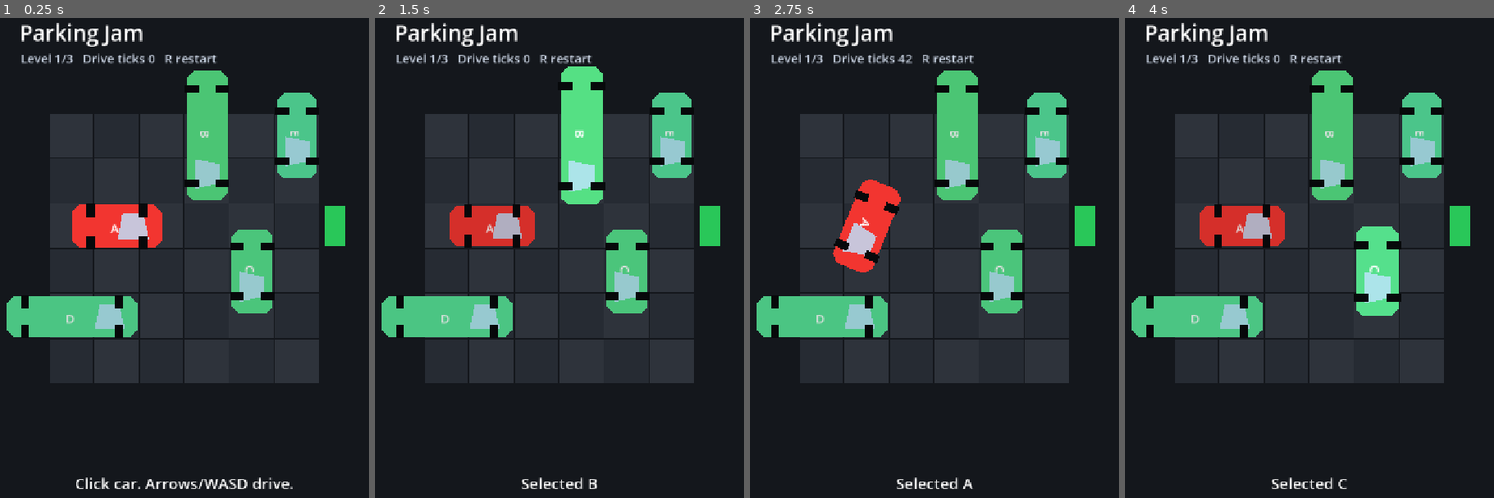
Above: before the commit, frames 1-4 (left to right).
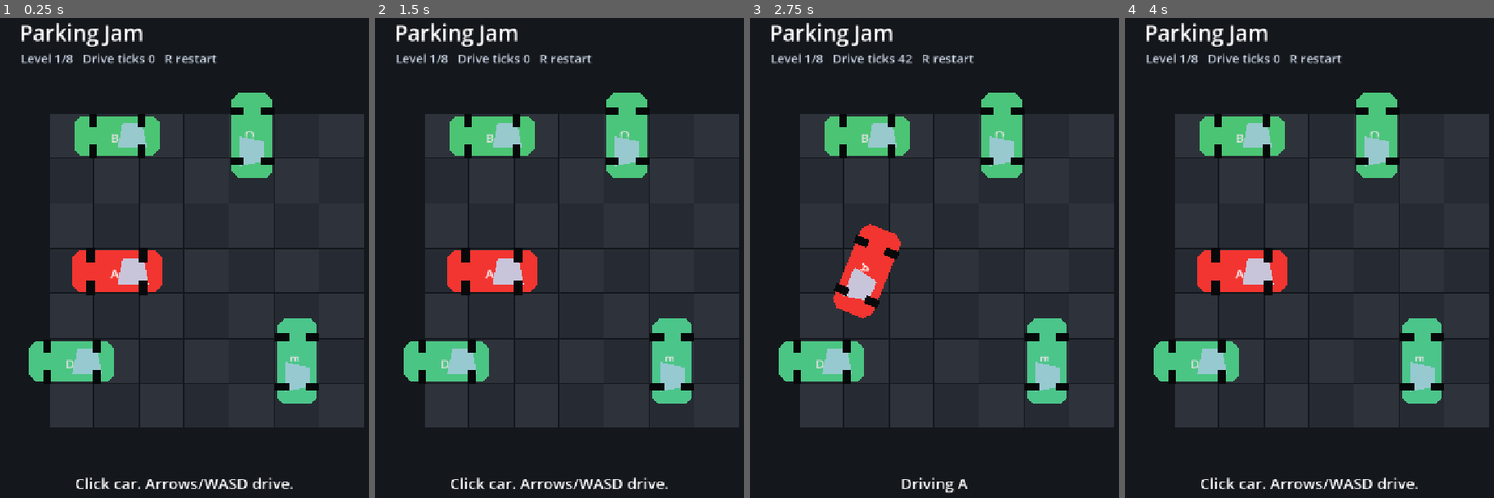
Above: after the commit, the same moments.

Repository: hpant5/Games
Game: Godot game, scene res://scenes/main.tscn
Same seed, same stepped clock (60 frames per second), same inputs: the game is played once before the commit and once after it.
Inputs (mouse positions are in pixels of both pictures, inside the frame that each line leads up to):
- Up to frame 1 (0.25 s): no input
- Up to frame 2 (1.5 s): tap Enter at 0.5 s; drag from (493, 224) to (581, 138) at 0.52 s; tap R (restart_level) at 1.25 s; drag from (581, 138) to (493, 224) at 1.27 s
- Up to frame 3 (2.75 s): tap R (restart_level) at 2 s; hold Right from 2.03 s (still down); tap 9 at 2.1 s; click (868, 224) at 2.17 s
- Up to frame 4 (4 s): release Right at 2.75 s; drag from (1331, 138) to (1375, 272) at 2.77 s; tap R (restart_level) at 3.5 s; drag from (1375, 272) to (1195, 315) at 3.52 s

The runs differ from the first frame. In frame 1, 28% of the frame differs, in the area x 1-99%, y 7-86%; in frame 2, 29%, in the area x 1-99%, y 7-99%; in frame 3, 27%; in frame 4, 29%.

Commit message:
Add tested driving level batch

Diff:
--- a/levels/level_1.json
+++ b/levels/level_1.json
@@ -1,13 +1,13 @@
 {
-  "name": "First Exit",
-  "width": 6,
-  "height": 6,
-  "exit": { "side": "right", "row": 2 },
+  "name": "Open Lane",
+  "width": 7,
+  "height": 7,
+  "exit": { "side": "right", "row": 3 },
   "cars": [
-    { "id": "A", "x": 1, "y": 2, "length": 2, "orientation": "h", "target": true },
-    { "id": "B", "x": 3, "y": 0, "length": 3, "orientation": "v" },
-    { "id": "C", "x": 4, "y": 3, "length": 2, "orientation": "v" },
-    { "id": "D", "x": 0, "y": 4, "length": 3, "orientation": "h" },
-    { "id": "E", "x": 5, "y": 0, "length": 2, "orientation": "v" }
+    { "id": "A", "x": 1, "y": 3, "length": 2, "orientation": "h", "target": true },
+    { "id": "B", "x": 1, "y": 0, "length": 2, "orientation": "h" },
+    { "id": "C", "x": 4, "y": 0, "length": 2, "orientation": "v" },
+    { "id": "D", "x": 0, "y": 5, "length": 2, "orientation": "h" },
+    { "id": "E", "x": 5, "y": 5, "length": 2, "orientation": "v" }
   ]
 }
--- a/levels/level_2.json
+++ b/levels/level_2.json
@@ -1,14 +1,13 @@
 {
-  "name": "Side Shuffle",
-  "width": 6,
-  "height": 6,
-  "exit": { "side": "right", "row": 3 },
+  "name": "Narrow Exit",
+  "width": 7,
+  "height": 7,
+  "exit": { "side": "right", "row": 2 },
   "cars": [
-    { "id": "A", "x": 0, "y": 3, "length": 2, "orientation": "h", "target": true },
-    { "id": "B", "x": 2, "y": 1, "length": 3, "orientation": "v" },
-    { "id": "C", "x": 3, "y": 3, "length": 2, "orientation": "v" },
-    { "id": "D", "x": 4, "y": 0, "length": 2, "orientation": "h" },
-    { "id": "E", "x": 0, "y": 5, "length": 3, "orientation": "h" },
-    { "id": "F", "x": 5, "y": 2, "length": 2, "orientation": "v" }
+    { "id": "A", "x": 0, "y": 2, "length": 2, "orientation": "h", "target": true },
+    { "id": "B", "x": 2, "y": 0, "length": 2, "orientation": "v" },
+    { "id": "C", "x": 4, "y": 0, "length": 2, "orientation": "h" },
+    { "id": "D", "x": 1, "y": 5, "length": 3, "orientation": "h" },
+    { "id": "E", "x": 5, "y": 4, "length": 2, "orientation": "v" }
   ]
 }
--- a/levels/level_3.json
+++ b/levels/level_3.json
@@ -1,15 +1,14 @@
 {
-  "name": "Tight Lot",
-  "width": 6,
-  "height": 6,
-  "exit": { "side": "right", "row": 2 },
+  "name": "Crowded Corners",
+  "width": 7,
+  "height": 7,
+  "exit": { "side": "right", "row": 4 },
   "cars": [
-    { "id": "A", "x": 0, "y": 2, "length": 2, "orientation": "h", "target": true },
-    { "id": "B", "x": 2, "y": 0, "length": 2, "orientation": "v" },
-    { "id": "C", "x": 3, "y": 1, "length": 3, "orientation": "v" },
-    { "id": "D", "x": 4, "y": 2, "length": 2, "orientation": "v" },
-    { "id": "E", "x": 1, "y": 4, "length": 3, "orientation": "h" },
-    { "id": "F", "x": 5, "y": 0, "length": 2, "orientation": "v" },
-    { "id": "G", "x": 0, "y": 5, "length": 2, "orientation": "h" }
+    { "id": "A", "x": 1, "y": 4, "length": 2, "orientation": "h", "target": true },
+    { "id": "B", "x": 0, "y": 0, "length": 2, "orientation": "v" },
+    { "id": "C", "x": 2, "y": 1, "length": 2, "orientation": "h" },
+    { "id": "D", "x": 5, "y": 0, "length": 2, "orientation": "v" },
+    { "id": "E", "x": 0, "y": 6, "length": 2, "orientation": "h" },
+    { "id": "F", "x": 4, "y": 5, "length": 2, "orientation": "h" }
   ]
 }
--- /dev/null
+++ b/levels/level_4.json
@@ -0,0 +1,14 @@
+{
+  "name": "Middle Row",
+  "width": 7,
+  "height": 7,
+  "exit": { "side": "right", "row": 3 },
+  "cars": [
+    { "id": "A", "x": 0, "y": 3, "length": 2, "orientation": "h", "target": true },
+    { "id": "B", "x": 1, "y": 0, "length": 2, "orientation": "h" },
+    { "id": "C", "x": 3, "y": 1, "length": 2, "orientation": "v" },
+    { "id": "D", "x": 5, "y": 0, "length": 2, "orientation": "v" },
+    { "id": "E", "x": 0, "y": 5, "length": 2, "orientation": "v" },
+    { "id": "F", "x": 3, "y": 6, "length": 3, "orientation": "h" }
+  ]
+}
--- /dev/null
+++ b/levels/level_5.json
@@ -0,0 +1,14 @@
+{
+  "name": "Soft Slalom",
+  "width": 7,
+  "height": 7,
+  "exit": { "side": "right", "row": 2 },
+  "cars": [
+    { "id": "A", "x": 0, "y": 2, "length": 2, "orientation": "h", "target": true },
+    { "id": "B", "x": 0, "y": 0, "length": 2, "orientation": "h" },
+    { "id": "C", "x": 3, "y": 0, "length": 2, "orientation": "v" },
+    { "id": "D", "x": 5, "y": 3, "length": 2, "orientation": "v" },
+    { "id": "E", "x": 1, "y": 5, "length": 2, "orientation": "h" },
+    { "id": "F", "x": 4, "y": 5, "length": 2, "orientation": "h" }
+  ]
+}
--- /dev/null
+++ b/levels/level_6.json
@@ -0,0 +1,14 @@
+{
+  "name": "Late Brake",
+  "width": 7,
+  "height": 7,
+  "exit": { "side": "right", "row": 4 },
+  "cars": [
+    { "id": "A", "x": 0, "y": 4, "length": 2, "orientation": "h", "target": true },
+    { "id": "B", "x": 2, "y": 0, "length": 2, "orientation": "h" },
+    { "id": "C", "x": 5, "y": 0, "length": 2, "orientation": "v" },
+    { "id": "D", "x": 0, "y": 1, "length": 2, "orientation": "v" },
+    { "id": "E", "x": 3, "y": 5, "length": 2, "orientation": "h" },
+    { "id": "F", "x": 6, "y": 5, "length": 2, "orientation": "v" }
+  ]
+}
--- /dev/null
+++ b/levels/level_7.json
@@ -0,0 +1,15 @@
+{
+  "name": "Open Lot Plus",
+  "width": 7,
+  "height": 7,
+  "exit": { "side": "right", "row": 3 },
+  "cars": [
+    { "id": "A", "x": 0, "y": 3, "length": 2, "orientation": "h", "target": true },
+    { "id": "B", "x": 1, "y": 1, "length": 2, "orientation": "h" },
+    { "id": "C", "x": 4, "y": 1, "length": 2, "orientation": "v" },
+    { "id": "D", "x": 6, "y": 0, "length": 2, "orientation": "v" },
+    { "id": "E", "x": 1, "y": 5, "length": 2, "orientation": "v" },
+    { "id": "F", "x": 4, "y": 5, "length": 2, "orientation": "h" },
+    { "id": "G", "x": 6, "y": 5, "length": 2, "orientation": "v" }
+  ]
+}
--- /dev/null
+++ b/levels/level_8.json
@@ -0,0 +1,14 @@
+{
+  "name": "Clean Escape",
+  "width": 7,
+  "height": 7,
+  "exit": { "side": "right", "row": 2 },
+  "cars": [
+    { "id": "A", "x": 1, "y": 2, "length": 2, "orientation": "h", "target": true },
+    { "id": "B", "x": 0, "y": 0, "length": 2, "orientation": "v" },
+    { "id": "C", "x": 2, "y": 5, "length": 2, "orientation": "h" },
+    { "id": "D", "x": 4, "y": 0, "length": 2, "orientation": "h" },
+    { "id": "E", "x": 5, "y": 4, "length": 2, "orientation": "v" },
+    { "id": "F", "x": 0, "y": 6, "length": 2, "orientation": "h" }
+  ]
+}
--- a/scripts/main.gd
+++ b/scripts/main.gd
@@ -3,7 +3,7 @@
 const CarPieceScene = preload("res://scenes/car_piece.tscn")
 
 var level_index := 1
-var max_levels := 3
+var max_levels := 1
 var level_data: Dictionary = {}
 var cars: Array[Node] = []
 var selected_car: Node
@@ -22,6 +22,7 @@
 @onready var message := $CanvasLayer/Message
 
 func _ready() -> void:
+	max_levels = _count_levels()
 	load_level(level_index)
 
 func _process(delta: float) -> void:
@@ -212,6 +213,16 @@
 func _is_drive_key(keycode: Key) -> bool:
 	return keycode in [KEY_UP, KEY_DOWN, KEY_LEFT, KEY_RIGHT, KEY_W, KEY_A, KEY_S, KEY_D]
 
+func _count_levels() -> int:
+	var dir := DirAccess.open("res://levels")
+	if dir == null:
+		return 1
+	var count := 0
+	for file_name in dir.get_files():
+		if file_name.begins_with("level_") and file_name.ends_with(".json"):
+			count += 1
+	return max(count, 1)
+
 func _car_is_blocked(car: Node) -> bool:
 	if not _car_stays_in_lot(car):
 		return true
Not shown, changed: README.md
Not shown, added: tools/validate_levels.py
